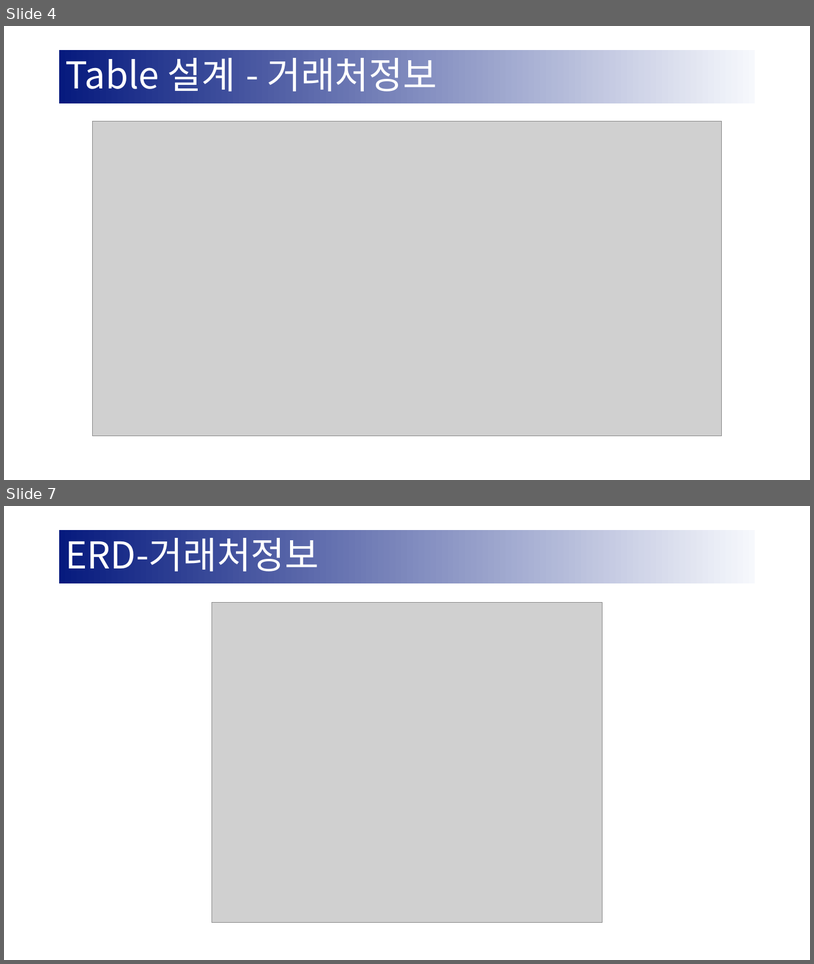
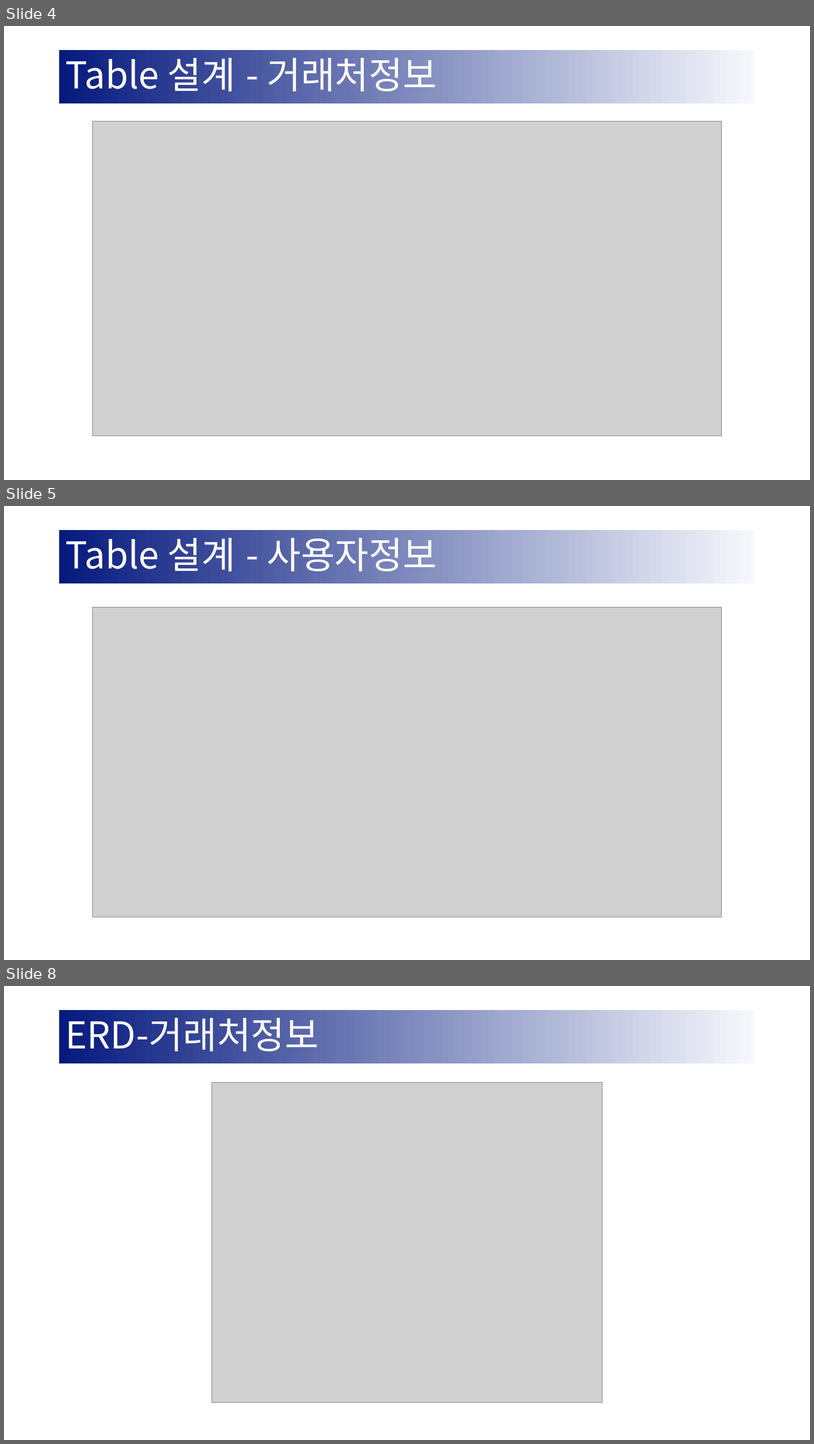
Before and after one commit to PollyGotACracker/study-nodeJS, a slide deck: Node_ERPV2/document/ERP_포트폴리오.pptx. Shown one above the other, each under a label of ours: slides 4 and 7 before the commit, slides 4, 5 and 8 after it; the slides between them are not shown. The pictures are 814x964 and 814x1444 pixels, drawn with LibreOffice and Linux fonts; fonts in the diff are those of the drawing; grey boxes stand for pictures. Boxes give left, top, right and bottom in pixels: in the first picture for what was removed or moved away, otherwise in the second. Text is boxed around its words. In the diff, an @@ line names an element or a change of style, - is before the commit and + after.

```diff
--- a/Node_ERPV2/document/ERP_포트폴리오.pptx
+++ b/Node_ERPV2/document/ERP_포트폴리오.pptx
@@ slide 5 added at [4, 506, 810, 960], background #FFFFFF @@
@@ title added at [60, 530, 755, 583], fill gradient #F6F8FC to #061A7E, 44 pt, text #FFFFFF @@
+Table 설계 - 사용자정보
@@ picture added at [92, 607, 722, 917] @@
@@ what was slide 7 is now slide 8 @@
```
Also in this commit, not shown: 1 slide changed, 3 other slides added, 1 slide removed, 22 other files.
